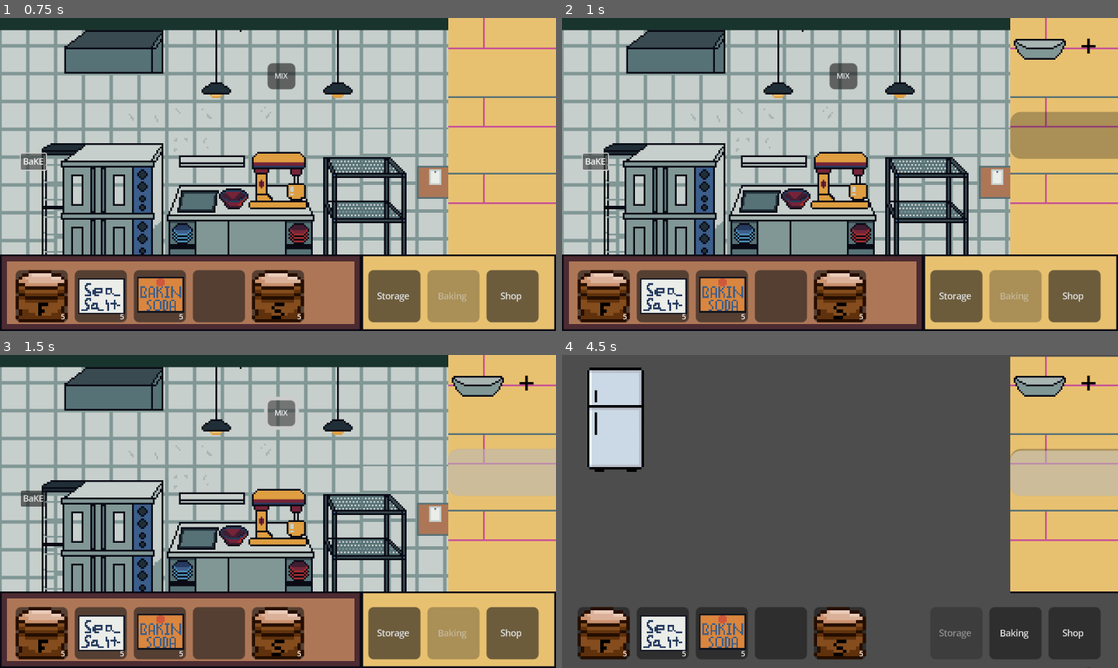
Above: before the commit, frames 1-4 (two rows, left to right).
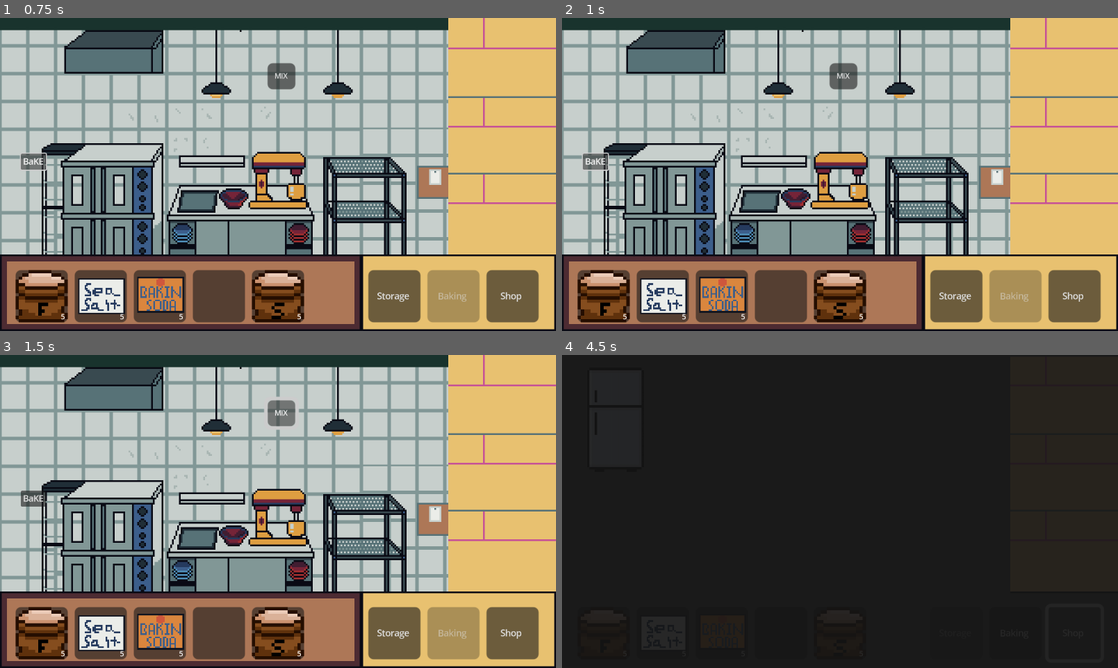
Above: after the commit, the same moments.

Repository: amusci/sweet-treat
Game: Godot game, scene res://Scenes/Areas/bakery_playground.tscn
The game is run twice, just before and just after one commit, with the same random seed, the same clock (stepped at 60 frames per second) and the same inputs.
Inputs:
- Up to frame 1 (0.75 s): click "BaKE" at 0.5 s
- Up to frame 2 (1 s): no input
- Up to frame 3 (1.5 s): click "MIX" at 1.25 s
- Up to frame 4 (4.5 s): click "Storage" at 2 s; click "Shop" at 2.75 s; click "Baking" at 3.5 s; click "Shop" at 4.25 s

Frame 1 is identical in both runs. In frame 2, 3.5% of the frame differs, in the area x 80-100%, y 6-46%; in frame 3, 3.4%; in frame 4, 93%, in the area x 0-100%, y 0-100%.
Error after the commit: Invalid call. Nonexistent function 'setup' in base 'Control'. (res://Scenes/Orders/order_container.gd:41)

Commit message:
Proper Order Format
Created an order format that gets the job done. It may or may not be pretty (:

Diff:
--- a/Scenes/Orders/Order.tscn
+++ b/Scenes/Orders/Order.tscn
@@ -1,34 +1,89 @@
-[gd_scene load_steps=2 format=3 uid="uid://c0xh2jlxgkwvv"]
+[gd_scene load_steps=4 format=3 uid="uid://c0xh2jlxgkwvv"]
 
+[ext_resource type="Texture2D" uid="uid://bs7s1710qmt6u" path="res://Assets/TempAssets/Sea-Salt.png" id="1_0h1ut"]
 [ext_resource type="Script" uid="uid://clbrewwkc1qkf" path="res://Scenes/Orders/order.gd" id="1_0qwn2"]
+[ext_resource type="Texture2D" uid="uid://b1d5mv0ylx62x" path="res://Assets/TempAssets/ordercontainertest.png" id="2_767pm"]
 
-[node name="Order" type="VBoxContainer"]
-anchors_preset = 5
-anchor_left = 0.5
-anchor_right = 0.5
-offset_left = -150.0
-offset_right = 150.0
-offset_bottom = 102.0
+[node name="Control" type="Control"]
+layout_mode = 3
+anchors_preset = 15
+anchor_right = 1.0
+anchor_bottom = 1.0
 grow_horizontal = 2
-size_flags_horizontal = 4
-size_flags_vertical = 4
+grow_vertical = 2
 script = ExtResource("1_0qwn2")
 
-[node name="RecipeContainer" type="HBoxContainer" parent="."]
-layout_mode = 2
-size_flags_horizontal = 4
-size_flags_vertical = 0
+[node name="Panel" type="Panel" parent="."]
+layout_mode = 0
+offset_right = 40.0
+offset_bottom = 40.0
+scale = Vector2(0.500057, 0.400757)
+
+[node name="TextureRect" type="TextureRect" parent="Panel"]
+z_index = 1
+layout_mode = 0
+offset_right = 40.0
+offset_bottom = 40.0
+texture = ExtResource("1_0h1ut")
 
 [node name="Label" type="Label" parent="."]
+z_index = 1
+layout_mode = 0
+offset_left = 21.0
+offset_right = 61.0
+offset_bottom = 22.3333
+scale = Vector2(1.02154, 0.713593)
+text = "120
+"
+horizontal_alignment = 1
+vertical_alignment = 1
+
+[node name="GridContainer" type="GridContainer" parent="."]
+layout_mode = 0
+offset_top = 17.0
+offset_right = 40.0
+offset_bottom = 57.0
+scale = Vector2(0.597479, 0.396347)
+columns = 3
+
+[node name="TextureRect" type="TextureRect" parent="GridContainer"]
+z_index = 1
 layout_mode = 2
-size_flags_horizontal = 4
-size_flags_vertical = 0
-theme_override_colors/font_color = Color(0, 0, 0, 1)
-theme_override_font_sizes/font_size = 10
-text = "Order: Recipe Name"
-horizontal_alignment = 1
+texture = ExtResource("1_0h1ut")
+stretch_mode = 2
 
-[node name="ProgressBar" type="ProgressBar" parent="."]
+[node name="TextureRect2" type="TextureRect" parent="GridContainer"]
+z_index = 1
 layout_mode = 2
-size_flags_vertical = 6
-fill_mode = 3
+texture = ExtResource("1_0h1ut")
+stretch_mode = 2
+
+[node name="TextureRect3" type="TextureRect" parent="GridContainer"]
+z_index = 1
+layout_mode = 2
+texture = ExtResource("1_0h1ut")
+stretch_mode = 2
+
+[node name="TextureRect4" type="TextureRect" parent="GridContainer"]
+z_index = 1
+layout_mode = 2
+texture = ExtResource("1_0h1ut")
+stretch_mode = 2
+
+[node name="TextureRect5" type="TextureRect" parent="GridContainer"]
+z_index = 1
+layout_mode = 2
+texture = ExtResource("1_0h1ut")
+stretch_mode = 2
+
+[node name="TextureRect6" type="TextureRect" parent="GridContainer"]
+z_index = 1
+layout_mode = 2
+texture = ExtResource("1_0h1ut")
+stretch_mode = 2
+
+[node name="TextureRect" type="TextureRect" parent="."]
+layout_mode = 0
+offset_right = 40.0
+offset_bottom = 40.0
+texture = ExtResource("2_767pm")
